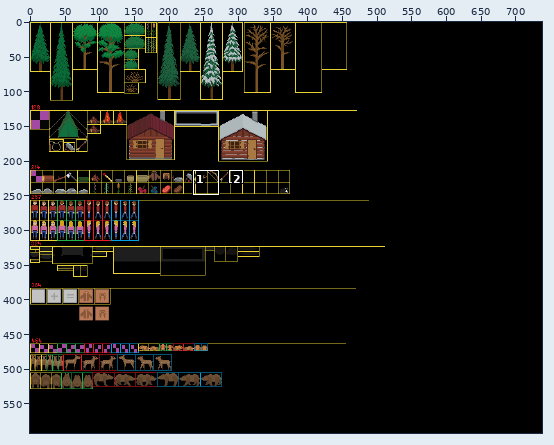
File history of a sprite sheet, Textures/Textures.png. The picture above shows the old version from afar; the outline marks the close-up.
Close-up. Before the commit:
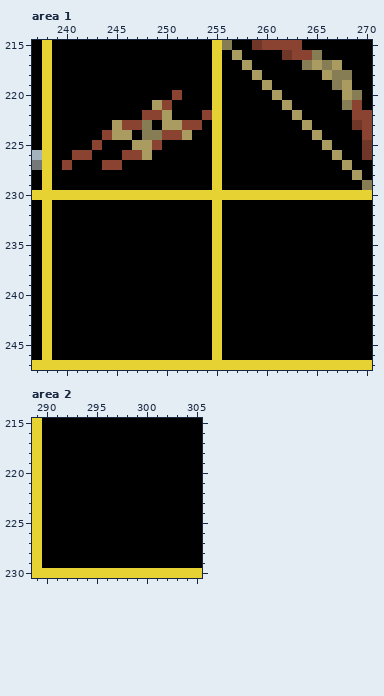
The file is 738x592 pixels. Colours within 5 levels of each other are drawn and written as one. Shown: area 1: x 237..270, y 215..247; area 2: x 289..305, y 215..230. The commit also changed other parts of the picture, which this record leaves out.
The same view after the edit:
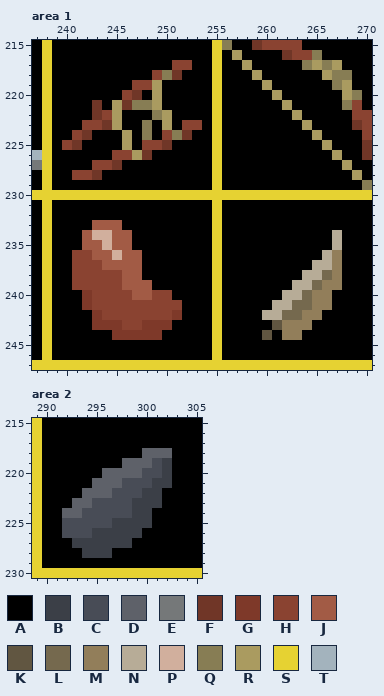
Palette (. is transparent): A #000000  B #3b3f47  C #484c56  D #5e6169  E #757879  F #703627  G #7e3929  H #8a4331  J #a25b45  K #615641  L #75694e  M #927e5a  N #b7ac97  P #d1af9d  Q #877d54  R #aa9b60  S #e6d232  T #a3b3bd
Diff:
--- area 1
@@ x 238..256 @@
 216 SAAAAAAAAAAAAAAAASA
-217 SAAAAAAAAAAAAAAAASA
-218 SAAAAAAAAAAAAAAAASA
-219 SAAAAAAAAAAAAAAAASA
-220 SAAAAAAAAAAAAHAAASA
-221 SAAAAAAAAAARHAAAASA
-222 SAAAAAAAAAHHRAAAHSA
-223 SAAAAAARHHQARRHHASA
-224 SAAAAAHRRAQQHHRAASA
-225 SAAAAHAAARRHAAAAASA
-226 SAAHHAAAHHRAAAAAASA
-227 SAHAAAHHAAAAAAAAASA
-228 SAAAAAAAAAAAAAAAASA
+217 SAAAAAAAAAAAAHHAASA
+218 SAAAAAAAAAAHQFAAASA
+219 SAAAAAAAAHHRAAAAASA
+220 SAAAAAAAHFARAAAAASA
+221 SAAAAFARFQQRAAAAASA
+222 SAAAAFHRAAAQRAAAASA
+223 SAAAHHFRAAQARAHHASA
+224 SAAHFAAARAQAHQFAASA
+225 SAHFAAAARAHHFAAAASA
+226 SAAAAAAHHRFAAAAAASA
+227 SAAAAHHFAAAAAAAAASA
+228 SAAHHFAAAAAAAAAAASA
 229 SAAAAAAAAAAAAAAAASA
@@ x 237..270 @@
 232 ASAAAAAAAAAAAAAAAASAAAAAAAAAAAAAAA
-233 ASAAAAAAAAAAAAAAAASAAAAAAAAAAAAAAA
-234 ASAAAAAAAAAAAAAAAASAAAAAAAAAAAAAAA
-235 ASAAAAAAAAAAAAAAAASAAAAAAAAAAAAAAA
-236 ASAAAAAAAAAAAAAAAASAAAAAAAAAAAAAAA
-237 ASAAAAAAAAAAAAAAAASAAAAAAAAAAAAAAA
-238 ASAAAAAAAAAAAAAAAASAAAAAAAAAAAAAAA
-239 ASAAAAAAAAAAAAAAAASAAAAAAAAAAAAAAA
-240 ASAAAAAAAAAAAAAAAASAAAAAAAAAAAAAAA
-241 ASAAAAAAAAAAAAAAAASAAAAAAAAAAAAAAA
-242 ASAAAAAAAAAAAAAAAASAAAAAAAAAAAAAAA
-243 ASAAAAAAAAAAAAAAAASAAAAAAAAAAAAAAA
-244 ASAAAAAAAAAAAAAAAASAAAAAAAAAAAAAAA
+233 ASAAAAJJJAAAAAAAAASAAAAAAAAAAAAAAA
+234 ASAAAJPPJJAAAAAAAASAAAAAAAAAAANAAA
+235 ASAAAJJPJJAAAAAAAASAAAAAAAAAAANAAA
+236 ASAAHHJJPJJAAAAAAASAAAAAAAAAANMAAA
+237 ASAAHHHJJJJAAAAAAASAAAAAAAAANNMAAA
+238 ASAAHHHHHJJAAAAAAASAAAAAAAANNLMAAA
+239 ASAAHHHHHJJJAAAAAASAAAAAAANNLMMAAA
+240 ASAAAGHHHHJJHHAAAASAAAAAANNLMMAAAA
+241 ASAAAGHHHHHHHHHAAASAAAAANNLLMMAAAA
+242 ASAAAAGHHHHHHHGAAASAAAANNLLMMAAAAA
+243 ASAAAAGGGHHGGGAAAASAAAAAKMMMAAAAAA
+244 ASAAAAAAGGGGGAAAAASAAAAKAMMAAAAAAA
 245 ASAAAAAAAAAAAAAAAASAAAAAAAAAAAAAAA
--- area 2
@@ x 289..305 @@
 217 SAAAAAAAAAAAAAAAA
-218 SAAAAAAAAAAAAAAAA
-219 SAAAAAAAAAAAAAAAA
-220 SAAAAAAAAAAAAAAAA
-221 SAAAAAAAAAAAAAAAA
-222 SAAAAAAAAAAAAAAAA
-223 SAAAAAAAAAAAAAAAA
-224 SAAAAAAAAAAAAAAAA
-225 SAAAAAAAAAAAAAAAA
-226 SAAAAAAAAAAAAAAAA
-227 SAAAAAAAAAAAAAAAA
-228 SAAAAAAAAAAAAAAAA
+218 SAAAAAAAAAADDDAAA
+219 SAAAAAAAADDDCBAAA
+220 SAAAAAADDDDCCBAAA
+221 SAAAAADDDCCCBBAAA
+222 SAAAADDDCCCBBAAAA
+223 SAAADDCCCCBBBAAAA
+224 SAADDCCCCCBBAAAAA
+225 SAACCCCCBBBBAAAAA
+226 SAACCCBBBBBAAAAAA
+227 SAAABBBBBBAAAAAAA
+228 SAAAABBBAAAAAAAAA
 229 SAAAAAAAAAAAAAAAA
